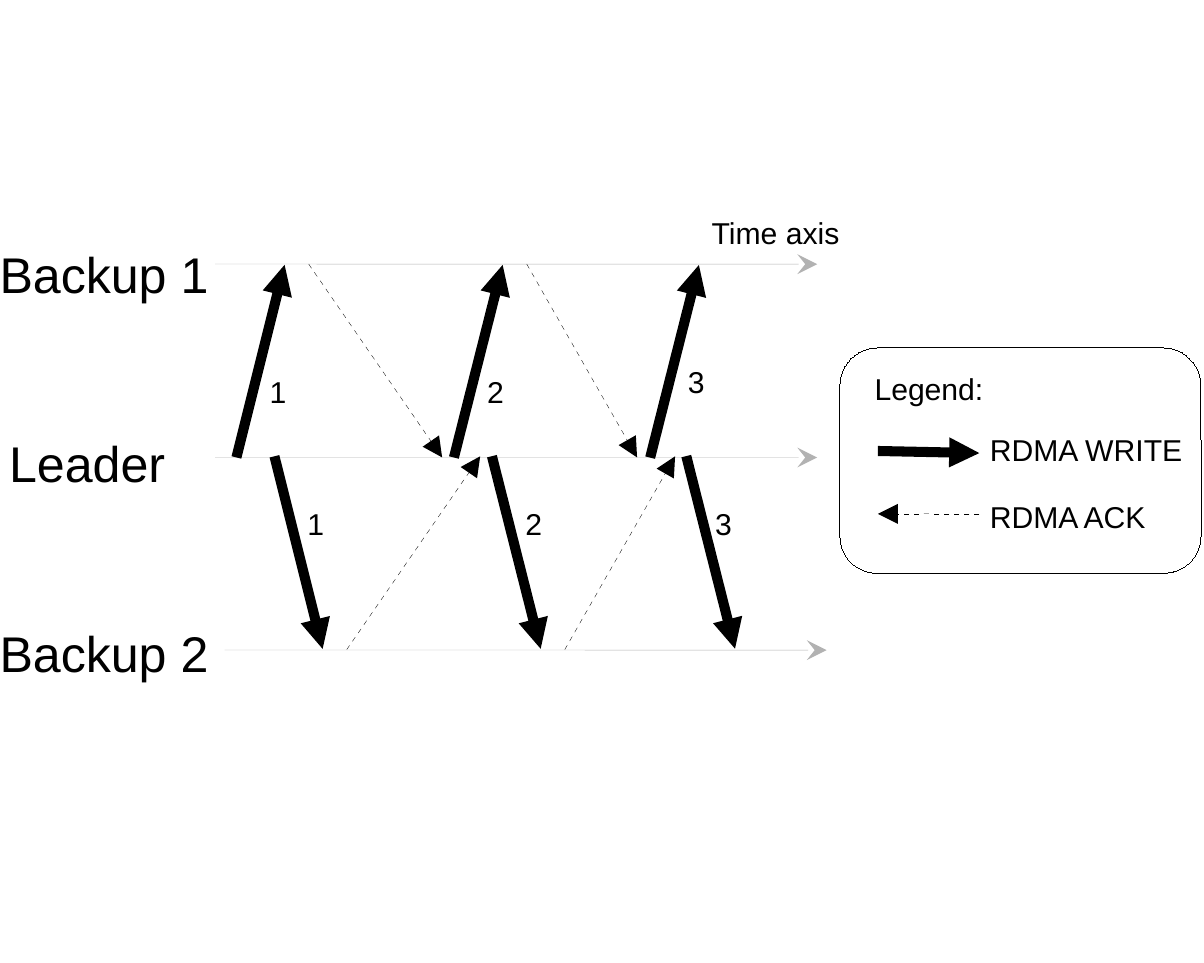
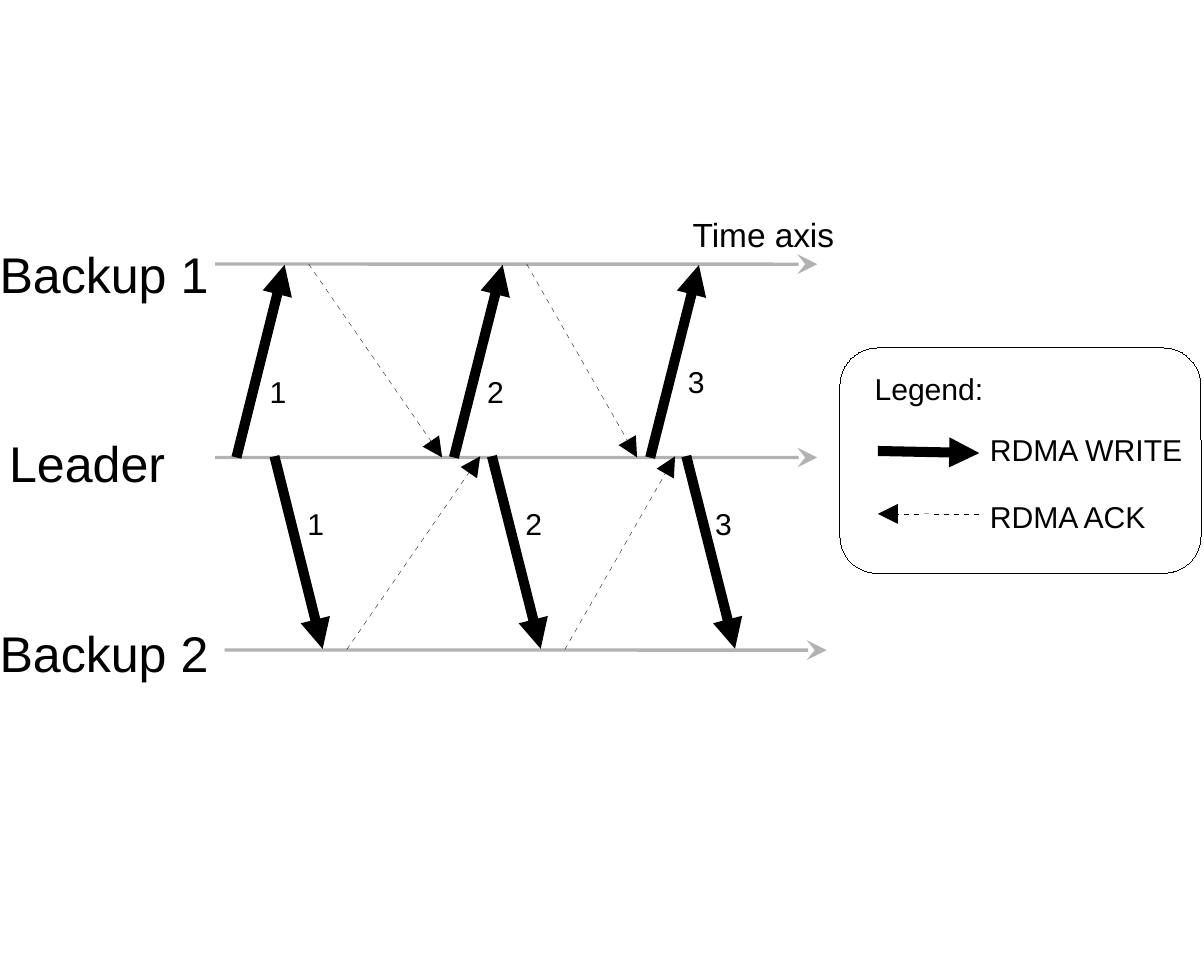
Before and after one commit to MichaelXSChen/RS-paper, a slide deck: slide 1 of figures/dare_algo.odp. Drawn at 1204x963 pixels with LibreOffice and Linux fonts; fonts in the diff are those of the drawing. Boxes give left, top, right and bottom in pixels: in the first picture for what was removed or moved away, otherwise in the second. Text is boxed around its words. In the diff, an @@ line names an element or a change of style, - is before the commit and + after.

```diff
--- a/figures/dare_algo.odp
+++ b/figures/dare_algo.odp
@@ text "Time axis": place and size @@
-text "Time axis" at [712,222,840,245]
+text "Time axis" at [693,222,834,248]
@@ text "Time axis" at [693,222,834,248]: size 9 to 10 pt @@
@@ arrow (214, 265) - (816, 265): stroke #B2B2B2 0 pt to #B2B2B2 0.99 pt @@
@@ arrow (214, 458) - (816, 458): stroke #B2B2B2 0 pt to #B2B2B2 0.99 pt @@
@@ arrow (224, 650) - (826, 650): stroke #B2B2B2 0 pt to #B2B2B2 0.99 pt @@
```
Also in this commit, not shown: 1 other file.
